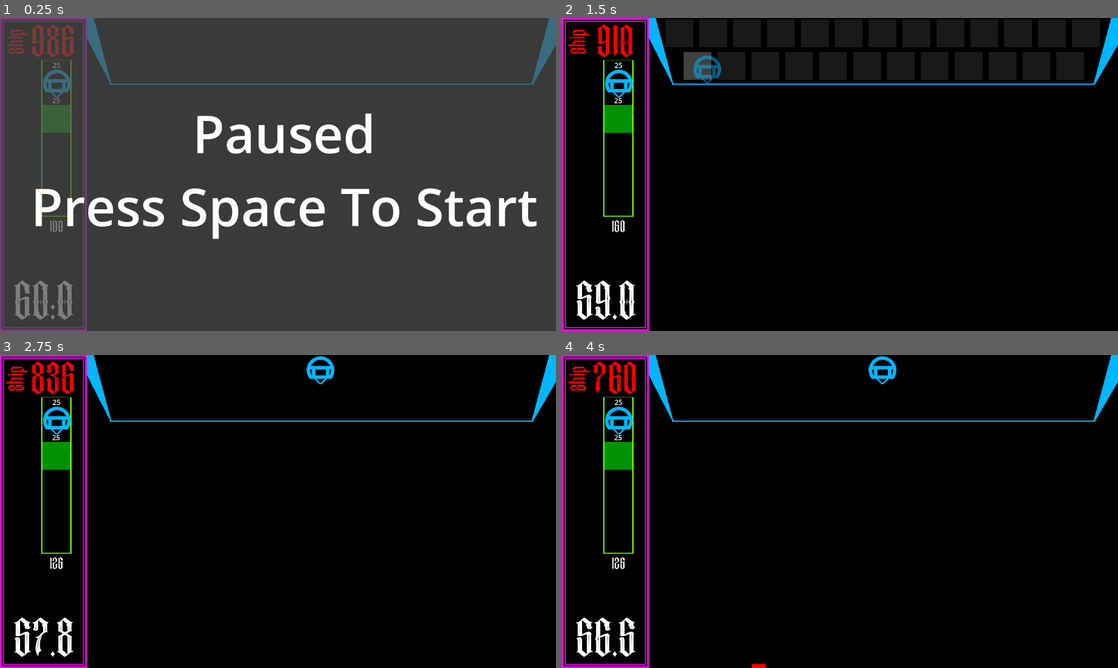
Above: before the commit, frames 1-4 (two rows, left to right).
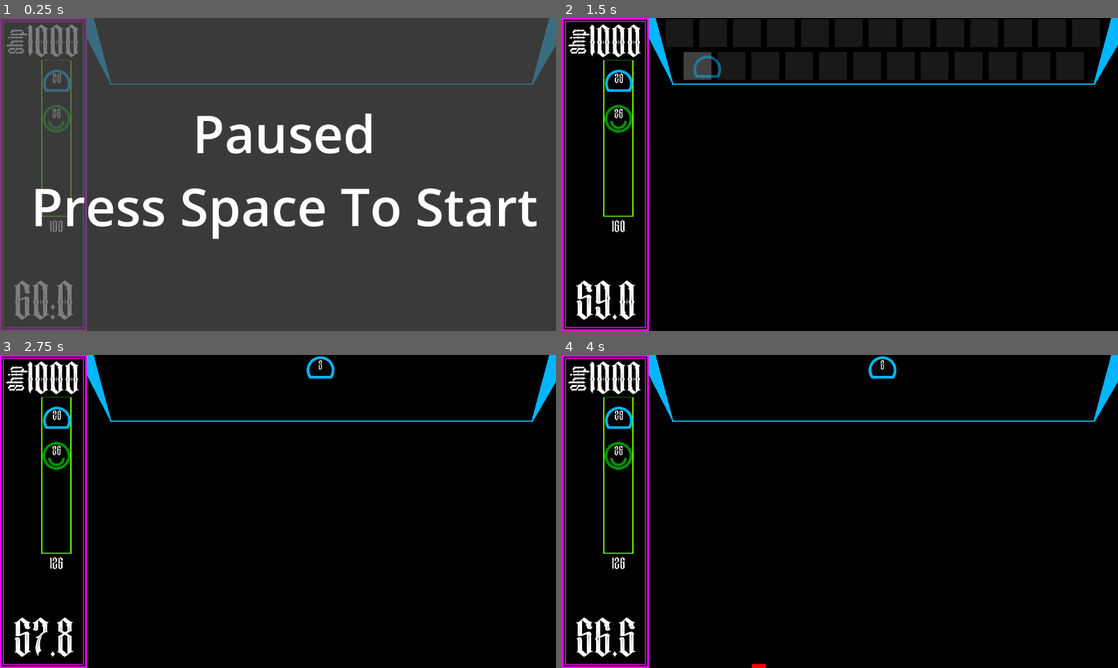
Above: after the commit, the same moments.

Repository: jwant/nefe
Game: Godot game, scene res://entities/utilities/no_escape_from_earth.tscn
Two runs of this game, one before a commit and one after it. Both use one fixed random seed, a clock stepped at 60 frames per second and the inputs below.
Inputs (mouse positions are in pixels of both pictures, inside the frame that each line leads up to):
- Up to frame 1 (0.25 s): no input
- Up to frame 2 (1.5 s): tap Space (pause) at 0.5 s; move the mouse to (962, 158) at 0.52 s; click (962, 158) at 0.6 s; drag from (617, 83) to (884, 43) at 1.27 s
- Up to frame 3 (2.75 s): move the mouse to (55, 455) at 2.02 s; click (55, 455) at 2.1 s
- Up to frame 4 (4 s): drag from (678, 370) to (617, 455) at 2.77 s; drag from (712, 370) to (884, 380) at 3.52 s

The runs differ from the first frame. In frame 1, 1.4% of the frame differs, in the area x 1-15%, y 2-37%; in frame 2, 1.4%; in frame 3, 1.6%, in the area x 1-61%, y 1-37%; in frame 4, 1.6%.

Commit message:
feat: tower redo

Diff:
--- a/entities/ship/ship.gd
+++ b/entities/ship/ship.gd
@@ -3,3 +3,4 @@
 func _on_area_entered(area:Area2D):
 	if area is Enemy:
 		GameManager.ship_health -= area.damage
+		area.hit(area.health)
--- a/entities/tower/bullet_tower/bullet_tower.tscn
+++ b/entities/tower/bullet_tower/bullet_tower.tscn
@@ -1,8 +1,9 @@
-[gd_scene load_steps=5 format=3 uid="uid://cneo82uvk7quq"]
+[gd_scene load_steps=6 format=3 uid="uid://cneo82uvk7quq"]
 
 [ext_resource type="Script" uid="uid://cx57xfuka2803" path="res://entities/tower/bullet_tower/bullet_tower.gd" id="1_nvq5p"]
 [ext_resource type="Texture2D" uid="uid://cqdupgm35y8mw" path="res://entities/tower/art/tower_spritesheet.png" id="2_ltll8"]
 [ext_resource type="PackedScene" uid="uid://bca678i07q5q2" path="res://entities/utilities/draggable/draggable.tscn" id="3_ltll8"]
+[ext_resource type="FontFile" uid="uid://cxm4p1gqqm4ax" path="res://assets/fonts/PickysideRegular-vn7w4.otf" id="4_vw3qs"]
 
 [sub_resource type="RectangleShape2D" id="RectangleShape2D_ltll8"]
 size = Vector2(64, 64)
@@ -23,6 +24,8 @@
 [node name="CollisionShape2D" type="CollisionShape2D" parent="Area2D"]
 shape = SubResource("RectangleShape2D_ltll8")
 
+[node name="Draggable" parent="." instance=ExtResource("3_ltll8")]
+
 [node name="Stats" type="Control" parent="."]
 layout_mode = 3
 anchors_preset = 0
@@ -32,11 +35,12 @@
 [node name="CoolDown" type="Label" parent="Stats"]
 texture_filter = 1
 layout_mode = 0
-offset_left = -32.0
-offset_top = -54.0
-offset_right = 32.0
-offset_bottom = 10.0
+offset_left = -10.0
+offset_top = -24.0
+offset_right = 56.0
+offset_bottom = 76.0
+scale = Vector2(0.3, 0.3)
+theme_override_fonts/font = ExtResource("4_vw3qs")
+theme_override_font_sizes/font_size = 100
 text = "1"
 horizontal_alignment = 1
-
-[node name="Draggable" parent="." instance=ExtResource("3_ltll8")]
--- a/entities/tower/energy_collector/energy_collector.tscn
+++ b/entities/tower/energy_collector/energy_collector.tscn
@@ -1,8 +1,9 @@
-[gd_scene load_steps=5 format=3 uid="uid://ciq6cbceb0loe"]
+[gd_scene load_steps=6 format=3 uid="uid://ciq6cbceb0loe"]
 
 [ext_resource type="Script" uid="uid://d06dtv0weq2kr" path="res://entities/tower/energy_collector/energy_collector.gd" id="1_7bcoe"]
-[ext_resource type="Texture2D" uid="uid://ccmtdco5v8b7u" path="res://assets/art/colorgrid.png" id="2_7bcoe"]
+[ext_resource type="Texture2D" uid="uid://cqdupgm35y8mw" path="res://entities/tower/art/tower_spritesheet.png" id="2_7bcoe"]
 [ext_resource type="PackedScene" uid="uid://bca678i07q5q2" path="res://entities/utilities/draggable/draggable.tscn" id="3_7bcoe"]
+[ext_resource type="FontFile" uid="uid://cxm4p1gqqm4ax" path="res://assets/fonts/PickysideRegular-vn7w4.otf" id="4_xdxt7"]
 
 [sub_resource type="RectangleShape2D" id="RectangleShape2D_xdxt7"]
 size = Vector2(64, 64)
@@ -18,12 +19,15 @@
 monitoring = false
 
 [node name="Sprite2D" type="Sprite2D" parent="Area2D"]
+scale = Vector2(0.125, 0.125)
 texture = ExtResource("2_7bcoe")
 region_enabled = true
-region_rect = Rect2(64, 64, 64, 64)
+region_rect = Rect2(0, 512, 512, 512)
 
 [node name="CollisionShape2D" type="CollisionShape2D" parent="Area2D"]
 shape = SubResource("RectangleShape2D_xdxt7")
+
+[node name="Draggable" parent="." instance=ExtResource("3_7bcoe")]
 
 [node name="Stats" type="Control" parent="."]
 layout_mode = 3
@@ -34,11 +38,12 @@
 [node name="CoolDown" type="Label" parent="Stats"]
 texture_filter = 1
 layout_mode = 0
-offset_left = -32.0
-offset_top = -54.0
-offset_right = 32.0
-offset_bottom = 10.0
+offset_left = -10.0
+offset_top = -24.0
+offset_right = 56.0
+offset_bottom = 76.0
+scale = Vector2(0.3, 0.3)
+theme_override_fonts/font = ExtResource("4_xdxt7")
+theme_override_font_sizes/font_size = 100
 text = "1"
 horizontal_alignment = 1
-
-[node name="Draggable" parent="." instance=ExtResource("3_7bcoe")]
--- a/entities/tower/tower.tscn
+++ b/entities/tower/tower.tscn
@@ -1,7 +1,8 @@
-[gd_scene load_steps=5 format=3 uid="uid://cf6ry3tspvag4"]
+[gd_scene load_steps=6 format=3 uid="uid://cf6ry3tspvag4"]
 
 [ext_resource type="Script" uid="uid://0ob3q2456fgf" path="res://entities/tower/tower.gd" id="1_e2b0r"]
-[ext_resource type="Texture2D" uid="uid://ccmtdco5v8b7u" path="res://assets/art/colorgrid.png" id="2_uvpmh"]
+[ext_resource type="Texture2D" uid="uid://cqdupgm35y8mw" path="res://entities/tower/art/tower_spritesheet.png" id="2_jrw8m"]
+[ext_resource type="FontFile" uid="uid://cxm4p1gqqm4ax" path="res://assets/fonts/PickysideRegular-vn7w4.otf" id="3_ce32w"]
 [ext_resource type="PackedScene" uid="uid://bca678i07q5q2" path="res://entities/utilities/draggable/draggable.tscn" id="3_ru2d0"]
 
 [sub_resource type="RectangleShape2D" id="RectangleShape2D_uvpmh"]
@@ -17,9 +18,10 @@
 
 [node name="Sprite2D" type="Sprite2D" parent="Area2D"]
 texture_filter = 1
-texture = ExtResource("2_uvpmh")
+scale = Vector2(0.125, 0.125)
+texture = ExtResource("2_jrw8m")
 region_enabled = true
-region_rect = Rect2(64, 0, 64, 64)
+region_rect = Rect2(2047.81, 0, 512, 512)
 
 [node name="CollisionShape2D" type="CollisionShape2D" parent="Area2D"]
 shape = SubResource("RectangleShape2D_uvpmh")
@@ -33,10 +35,13 @@
 [node name="CoolDown" type="Label" parent="Stats"]
 texture_filter = 1
 layout_mode = 0
-offset_left = -32.0
-offset_top = -54.0
-offset_right = 32.0
-offset_bottom = 10.0
+offset_left = -10.0
+offset_top = -24.0
+offset_right = 56.0
+offset_bottom = 76.0
+scale = Vector2(0.3, 0.3)
+theme_override_fonts/font = ExtResource("3_ce32w")
+theme_override_font_sizes/font_size = 100
 text = "1"
 horizontal_alignment = 1
 
--- a/entities/ui/ship_status/ship_status.gd
+++ b/entities/ui/ship_status/ship_status.gd
@@ -2,8 +2,13 @@
 
 @onready var health_label: Label = $"Health"
 
+func _ready():
+	health_label.text = str(health_label.text.to_int())
+	print(GameManager.ship_health)
+
+
 func _process(_delta):
-	if GameManager.ship_health < health_label.text.to_int():
+	if health_label.text.to_int() > GameManager.ship_health:
 		health_label.text = str(health_label.text.to_int()-1)
 		modulate = Color(255,0,0)
 	if GameManager.ship_health == health_label.text.to_int():
--- a/entities/utilities/game_manager/game_manager.gd
+++ b/entities/utilities/game_manager/game_manager.gd
@@ -11,7 +11,7 @@
 const STARTING_HEALTH = 1000
 
 var energy = STARTING_ENERGY
-var ship_health = STARTING_ENERGY
+var ship_health = STARTING_HEALTH
 
 func _process(_delta):
 	if Input.is_action_just_pressed("refresh"):
Binary file changed: entities/tower/art/tower_spritesheet.png
Not shown, changed: entities/tower/art/tower_spritesheet.png~
